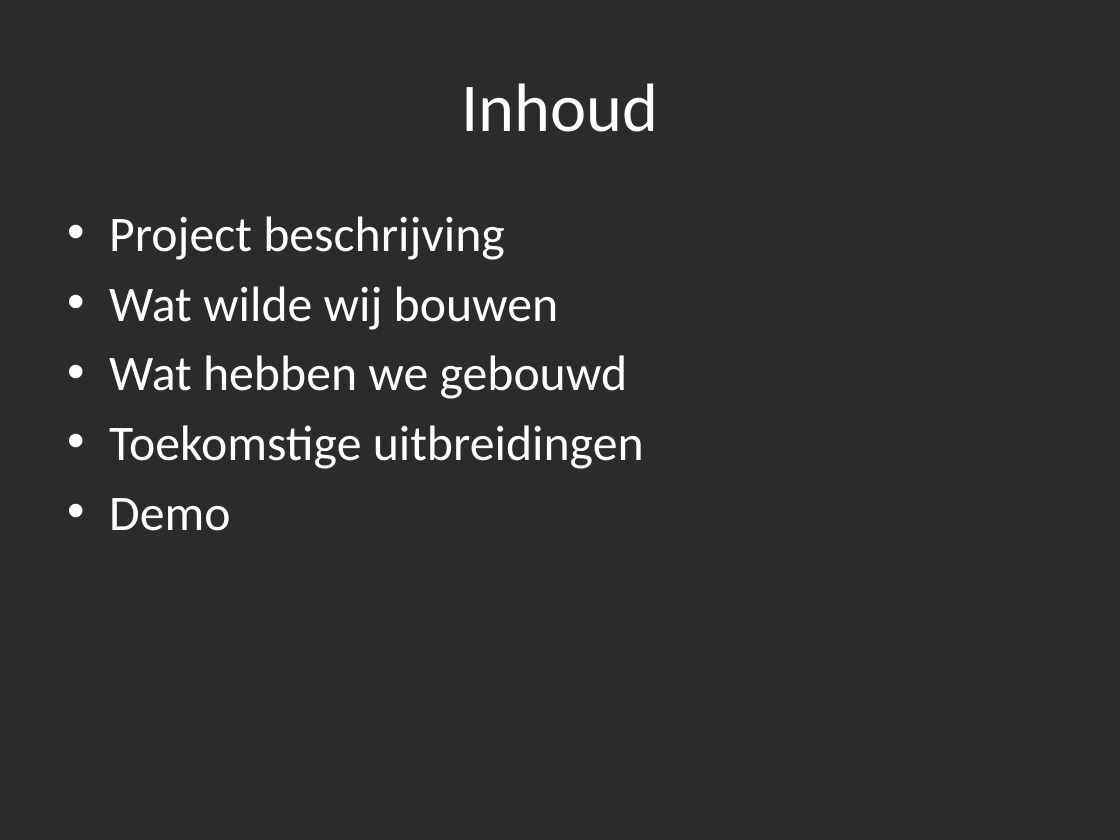
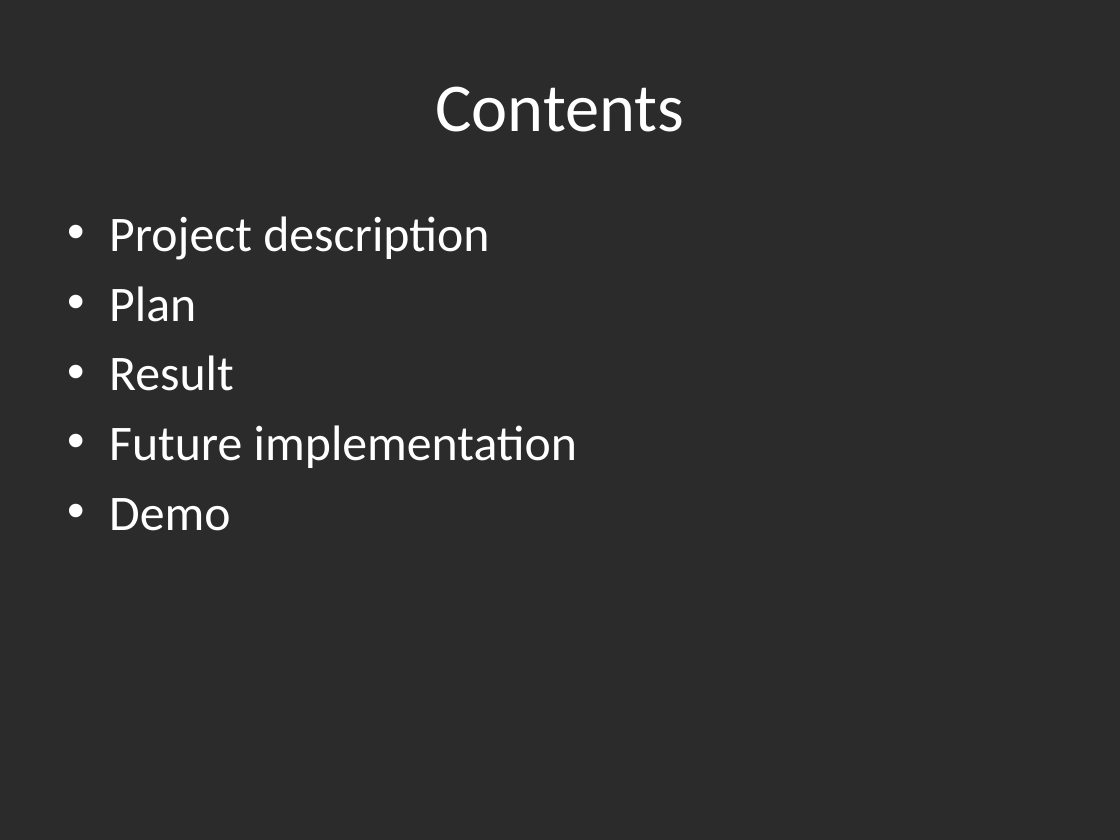
Before and after one commit to FelixAkk/synthbio, a slide deck: slide 2 of Presentation/Zelula.pptx. Drawn at 1120x840 pixels with LibreOffice and Linux fonts; fonts in the diff are those of the drawing; background and template pictures are left out; a plain dark background stands for a picture behind light text. Boxes give left, top, right and bottom in pixels: in the first picture for what was removed or moved away, otherwise in the second. Text is boxed around its words. In the diff, an @@ line names an element or a change of style, - is before the commit and + after.

```diff
--- a/Presentation/Zelula.pptx
+++ b/Presentation/Zelula.pptx
@@ title at <box>435,86,684,132</box>: text changed @@
-Inhoud
+Contents
@@ text at <box>109,216,577,468</box>: text changed @@
-• Project beschrijving
-• Wat wilde wij bouwen
-• Wat hebben we gebouwd
-• Toekomstige uitbreidingen
+• Project description
+• Plan
+• Result
+• Future implementation
```
Also in this commit, not shown: 2 other slides changed, 3 slides added, 3 slides removed, 2 other files.
